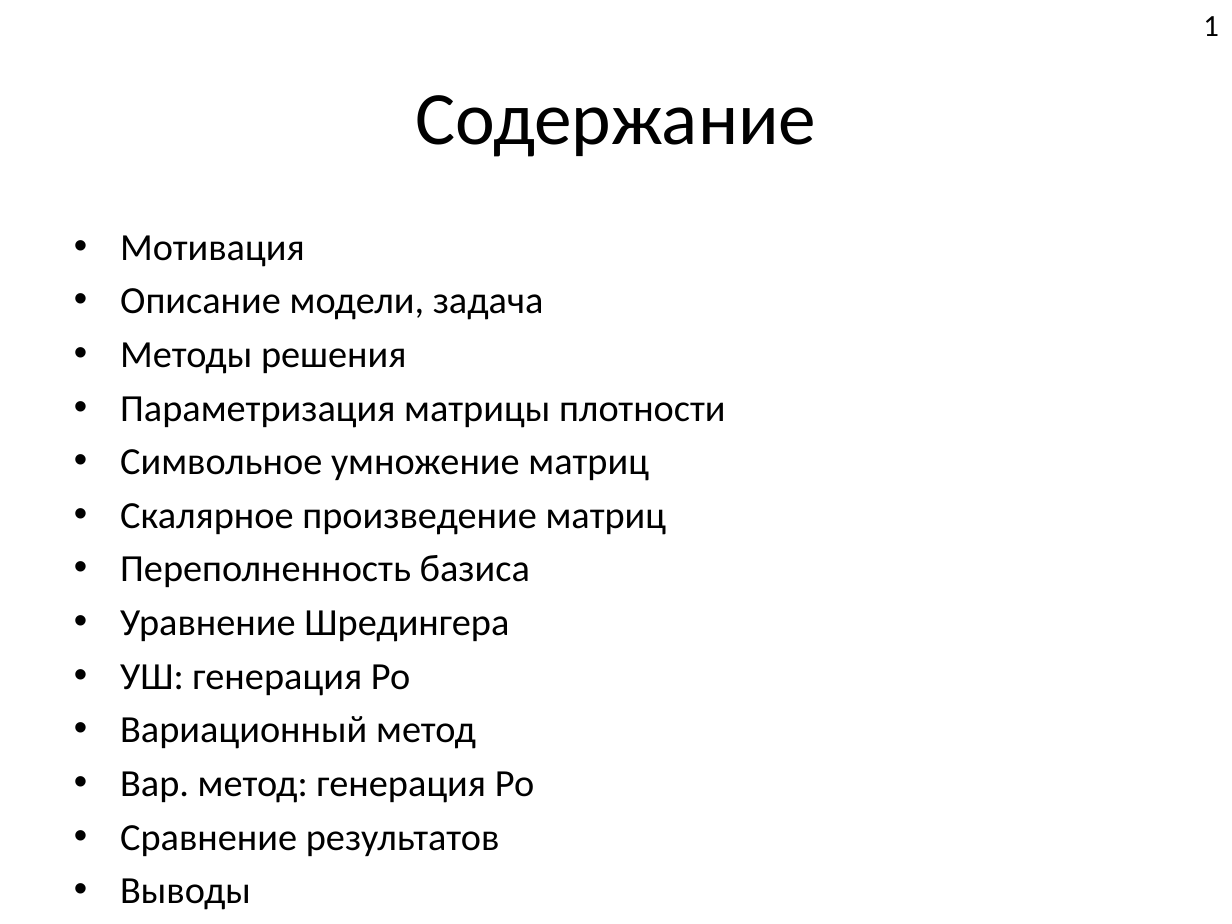
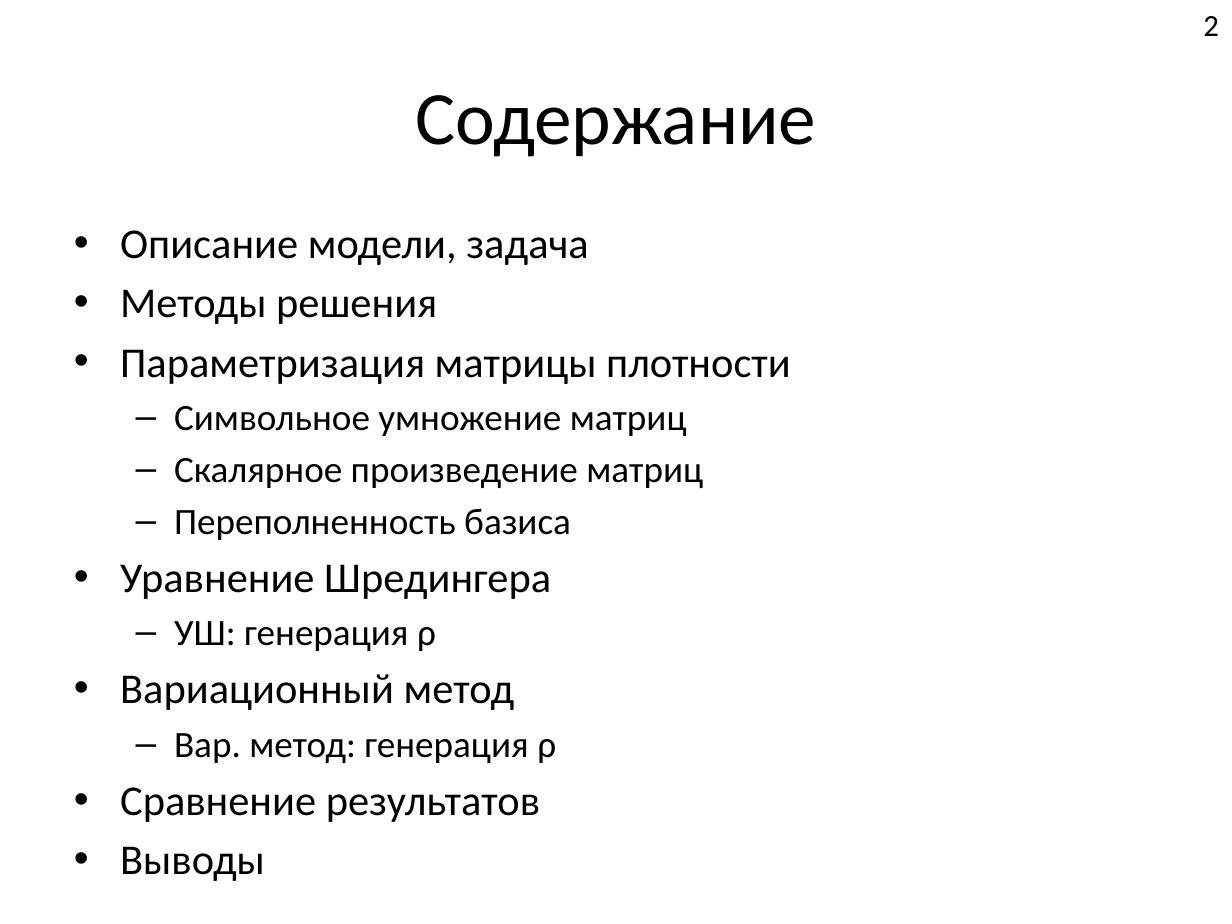
Before and after one commit to FeelUsM/zadrotstvo1, a slide deck: slide 2 of LaTeX-поделки/Системы спинов 1.pptx. Drawn at 1232x924 pixels with LibreOffice and Linux fonts; fonts in the diff are those of the drawing. Boxes give left, top, right and bottom in pixels: in the first picture for what was removed or moved away, otherwise in the second. Text is boxed around its words. In the diff, an @@ line names an element or a change of style, - is before the commit and + after.

```diff
--- a/LaTeX-поделки/Системы спинов 1.pptx
+++ b/LaTeX-поделки/Системы спинов 1.pptx
@@ page number at (1203, 16, 1219, 36): text changed @@
-1
+2
@@ text at (120, 235, 305, 267): paragraph removed @@
-• Мотивация
@@ text at (120, 230, 791, 822): size 22.4 to 24.8 pt in "Описание модели, задача", "Методы решения", "Параметризация матрицы плотности", "Уравнение Шредингера" and 3 more places; size 22.4 to 21.7 pt in "Символьное умножение матриц", "Скалярное произведение матриц", "Переполненность базиса"; bullet • to –; list level 1 to 2 in "Символьное умножение матриц"; list level 1 to 2 in "Скалярное произведение матриц"; list level 1 to 2 in "Переполненность базиса" @@
@@ text at (174, 621, 436, 651): text changed; size 22.4 to 21.7 pt @@
-• УШ: генерация Ро
+  – УШ: генерация ρ
@@ text at (174, 733, 556, 763): text changed; size 22.4 to 21.7 pt @@
-• Вар. метод: генерация Ро
+  – Вар. метод: генерация ρ
```
Also in this commit, not shown: 9 other slides changed, 1 slide added, 1 slide removed.
